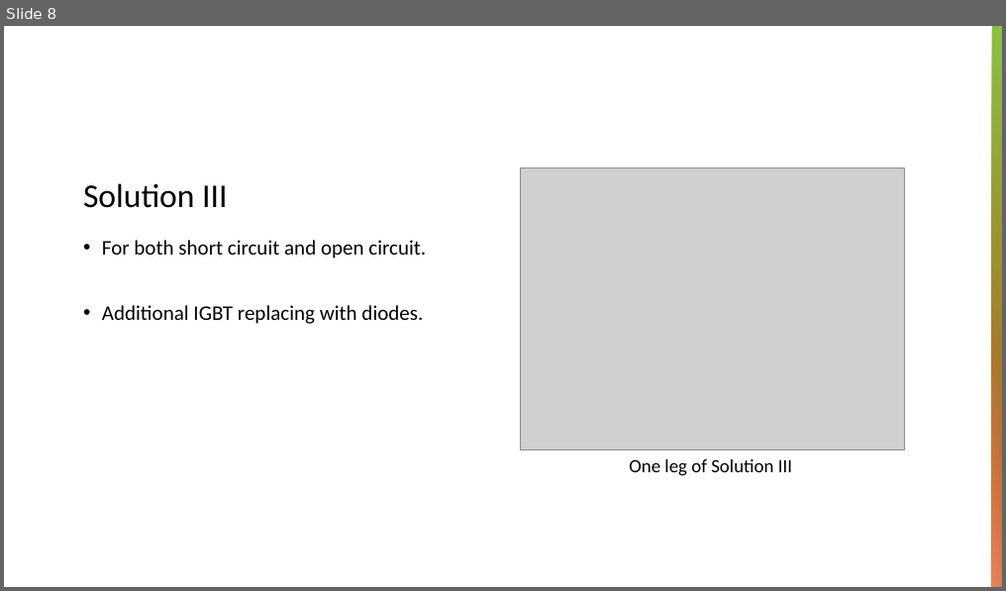
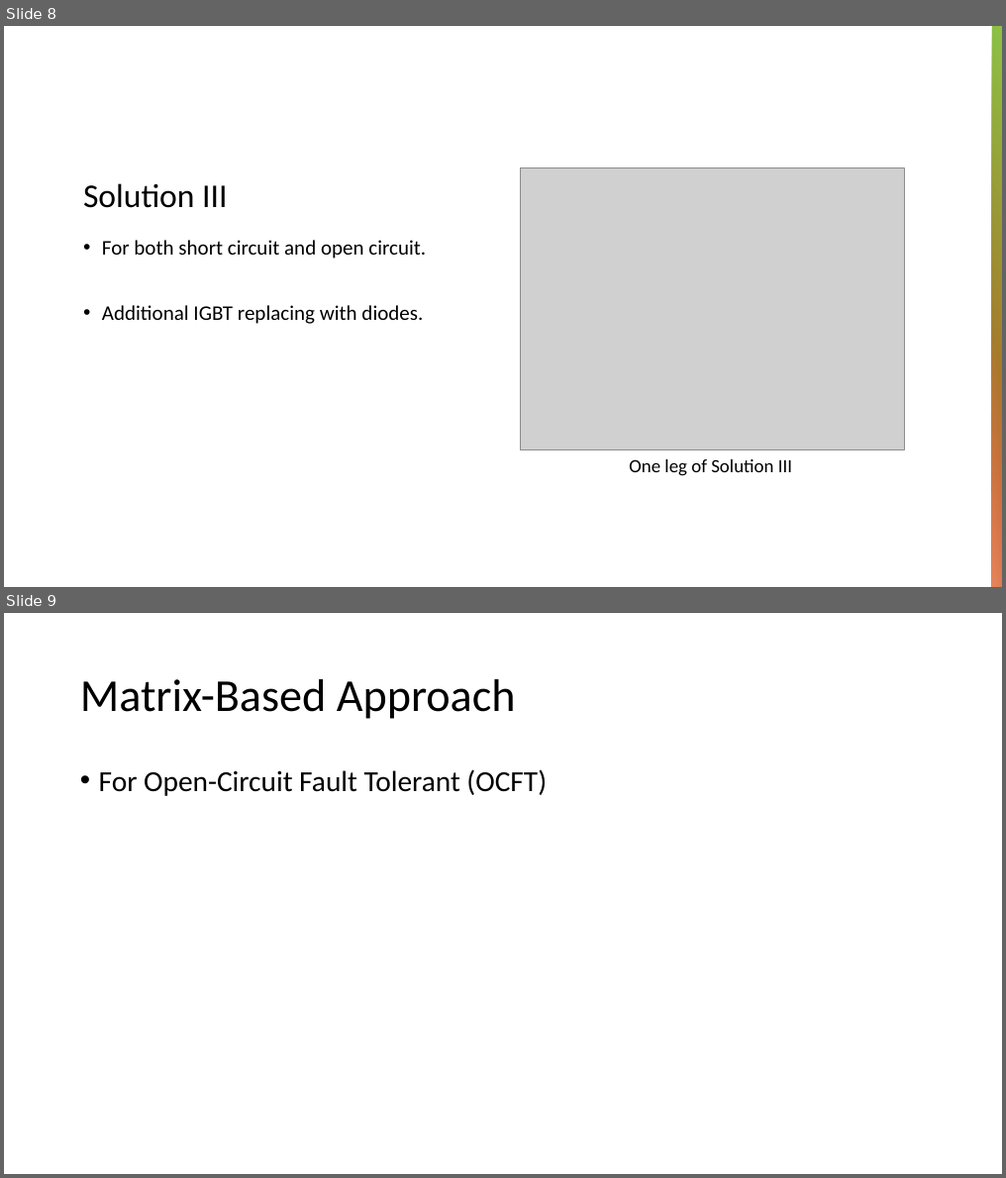
Before and after one commit to ahmetcan-akuz/Thesis, a slide deck: Reports/Fault_Tolerance.pptx. Shown one above the other, each under a label of ours: slide 8 before the commit, slides 8 and 9 after it. The pictures are 1006x591 and 1006x1178 pixels, drawn with LibreOffice and Linux fonts; fonts in the diff are those of the drawing; grey boxes stand for pictures. Boxes give left, top, right and bottom in pixels: in the first picture for what was removed or moved away, otherwise in the second. Text is boxed around its words. In the diff, an @@ line names an element or a change of style, - is before the commit and + after.

Commit message:
Matrix-Based Approach P1

```diff
--- a/Reports/Fault_Tolerance.pptx
+++ b/Reports/Fault_Tolerance.pptx
@@ slide 9 added at box(4, 613, 1002, 1174), background #FFFFFF @@
@@ title added at box(80, 679, 516, 719), 44 pt, text #000000 @@
+Matrix-Based Approach
@@ text added at box(99, 769, 547, 796), 28 pt, text #000000 @@
+• For Open-Circuit Fault Tolerant (OCFT)
```
Also in this commit, not shown: 1 slide changed, 1 other slide added, 4 other files.
